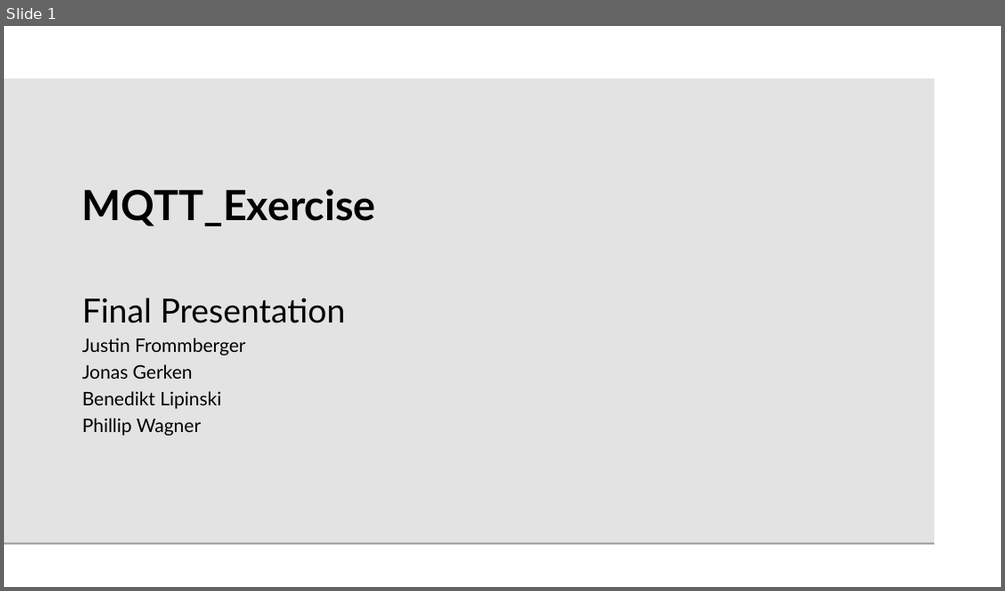
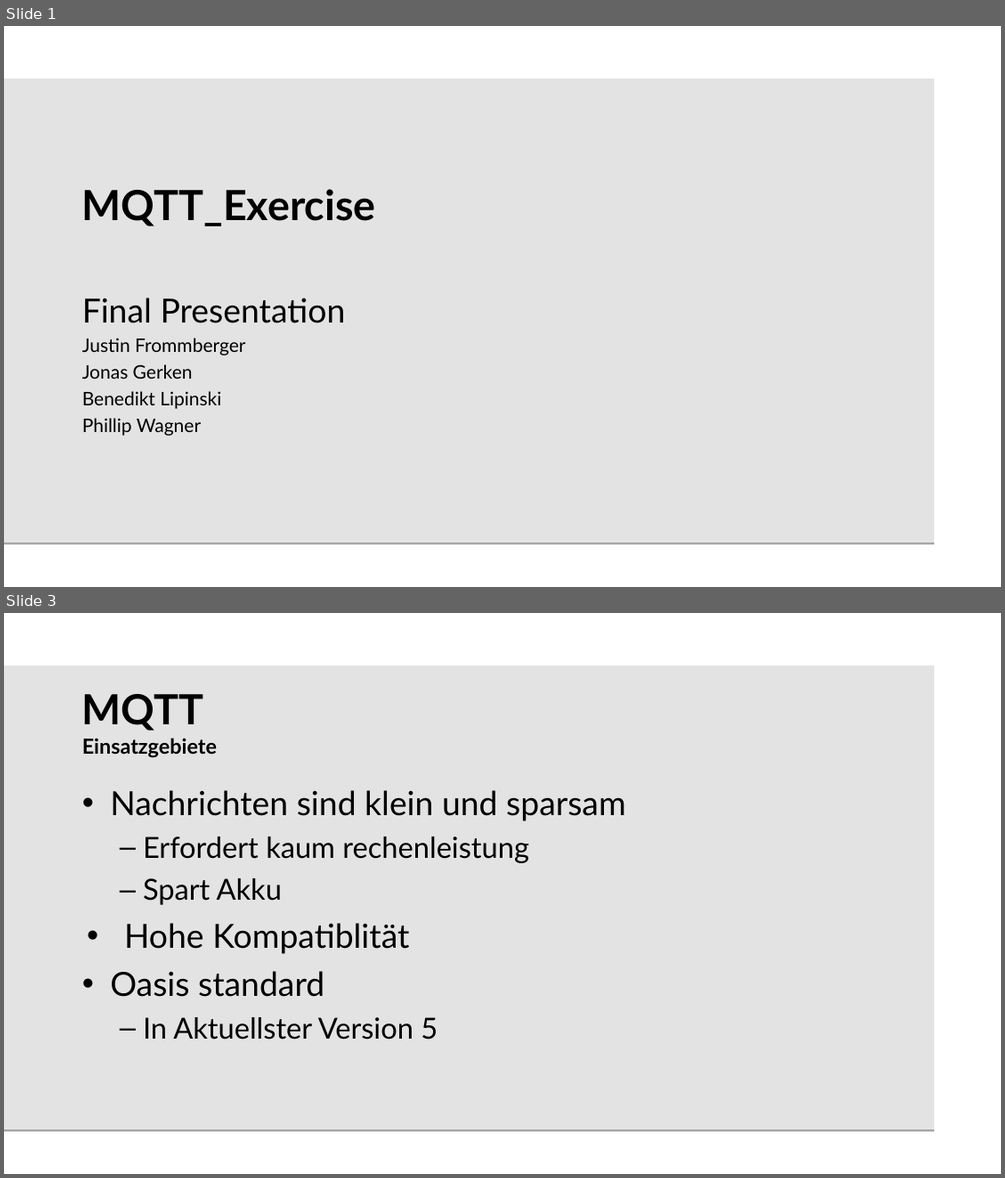
Before and after one commit to elehshl/mqtt_exercise_2021, a slide deck: presentation/MQTT_Exercise.odp. Shown one above the other, each under a label of ours: slide 1 before the commit, slides 1 and 3 after it; the slides between them are not shown. The pictures are 1005x591 and 1005x1178 pixels, drawn with LibreOffice and Linux fonts; fonts in the diff are those of the drawing; background and template pictures are left out. Boxes give left, top, right and bottom in pixels: in the first picture for what was removed or moved away, otherwise in the second. Text is boxed around its words. In the diff, an @@ line names an element or a change of style, - is before the commit and + after.

```diff
--- a/presentation/MQTT_Exercise.odp
+++ b/presentation/MQTT_Exercise.odp
@@ slide 3 added at box(4, 613, 1001, 1174), background #FFFFFF; not listed: 1 template element that a slide beside it also shows @@
@@ title added at box(82, 694, 217, 758), 20 pt, text #000000, bold @@
+MQTT
+Einsatzgebiete
@@ text added at box(110, 790, 626, 1039), 32 pt, text #000000 @@
+• Nachrichten sind klein und sparsam
+  – Erfordert kaum rechenleistung
+  – Spart Akku
+• Hohe Kompatiblität
+• Oasis standard
+  – In Aktuellster Version 5
```
Also in this commit, not shown: 15 slides changed, 3 other slides added.
